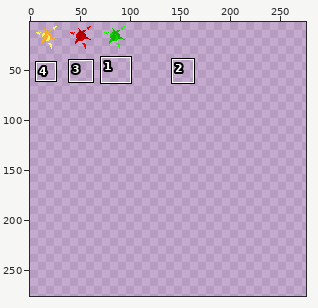
Edited in one commit: pixel-art file (Assets/Sprites/effects.aseprite). Above: a wide view before the commit, with the close-up outlined.
Close-up. Before the edit:
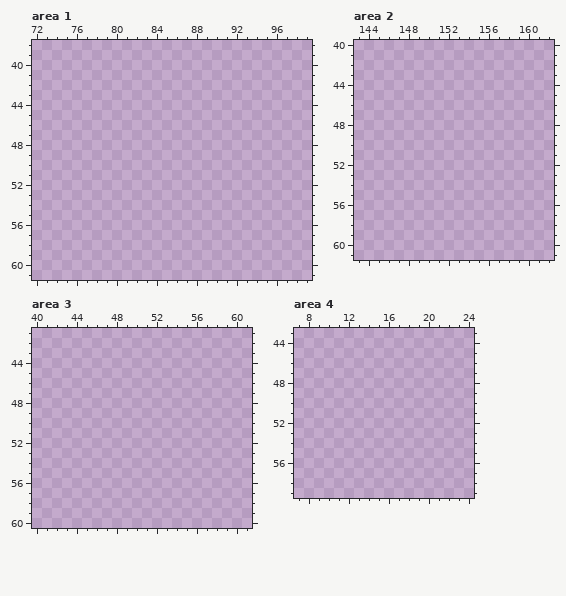
1024x1024 pixels, 1 frame. Colours within 5 levels of each other are drawn and written as one. Shown: area 1: x 72..99, y 38..61; area 2: x 143..162, y 40..61; area 3: x 40..61, y 41..60; area 4: x 7..24, y 43..59. The wide view leaves out empty margins. The commit also changed other parts of the picture, which this record leaves out.
Palette (. is transparent): 
After:
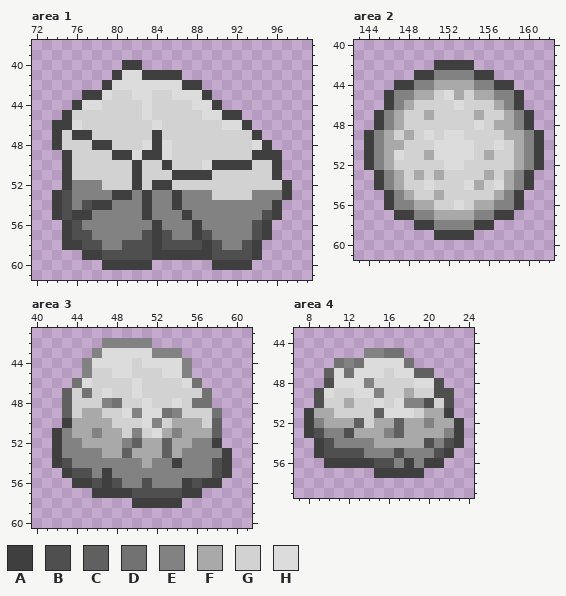
Colours new in this view: A #3f3f3f  B #4f4f4f  C #606060  D #727272  E #828282  F #a9a9a9  G #d2d2d2  H #dcdcdc
The exact change:
Changed rows in their new state; - is an unchanged pixel.
Area 1:
first column x 74:
40 -------AA---------------
41 ------AHHAAAA-----------
42 -----AHHHHHHHAA---------
43 ---AAHGGHHGGHHHA--------
44 --AHHGGGGHGGGGHHA-------
45 -AGGGGGGGHGGGGGHHAA-----
46 AAHGGGGGGGHGGGGGGHHA----
47 AGAAGGGGGGAGGGGGGGGGA---
48 AGGGAAGGGHAHGGGGGGGGHA--
49 -AGGGGAAHAAHGGGGGGGGAAA-
50 -AGGGGGGAGGAGGGHAAAAGGA-
51 -AGGGGGGAGGGAAAAGGGGGGA-
52 -AEEEGGGAGAAGGGGGGGGGGGA
53 ABEEEEAAEAEEAEEEGGGGEEEA
54 ABEBAAEEEAEEAEEEEEEEEEA-
55 ABAAEEEEEAEEEAEEEEEEEBA-
56 -ABEEEEEEEAEEEAEEEEEBA--
57 -ABBEEEEEBABEEABEEEEBA--
58 -AABBEEBBBABBBBABEEBA---
59 ---AABBBBBAAAAAABBBBA---
60 -----AAAAA------AAAA----
Area 2:
first column x 144:
42 -------AAAA-------
43 -----AAEEEEAA-----
44 ---AAEEFFFFEEAA---
45 --AEEFFGHFGFFEEA--
46 --AEFGGGGHGGGFEA--
47 -AEFGGFGGGGFGGFEA-
48 -AEFGGGGGGGHGFFEA-
49 AEFGFGHGHHGGGGFFEA
50 AEFFGGGHHHHGGHGFEA
51 AEFHGGFHHHHGFGGFEA
52 AEFGGGGGHHGGGGGFEA
53 -AEFGFGFGGGGFGFEA-
54 -AEFGGHGGGHFGHFEA-
55 --AEFGGFGGGGGFEA--
56 --AEEFFGGHGFFEEA--
57 ---AAEEFFFFEEAA---
58 -----AAEEEEAA-----
59 -------AAAA-------
Area 3:
first column x 42:
42 -----EEEEE--------
43 ----EHHHHHEEE-----
44 ---EHHHHGHHHHE----
45 ---EGGHHGGGHHE----
46 --DHGGGGHGGGGHD---
47 -CGDGHGGHGGGGGGD--
48 -CGGGEDGGHGGHGDD--
49 -CGFFGGHEHHDEGGGD-
50 -AFFFFGGGHEGFFFGC-
51 AEFFEFFGEGHFEFFFC-
52 AEEFFFFECFFCFFEEA-
53 AEEEEFFCFFFCFEEEEA
54 ABEEEEEEEFEEAEEEBA
55 -ABBEAEEEEEEEEEEBA
56 --AABABEEBEEEABAA-
57 ----AAAABBBBBAA---
58 --------AAAAA-----
Area 4:
first column x 8:
45 ------EEDD------
46 ---DEDHHHHD-----
47 --CHDHHHGHHCC---
48 --BHHHEGGGGHHB--
49 -BHGGHHEGGFGGBB-
50 -BGGFGGHGHEEBGB-
51 AFFGGGGCHHHGFFA-
52 AEFFFCGFFCFFEFFA
53 ABEEBFFFECFFFFEA
54 -ABEEEEFFFFFBEBA
55 -ABBBBEEEBEEEBA-
56 --AAAAABBEAEAA--
57 -------AAAAA----
